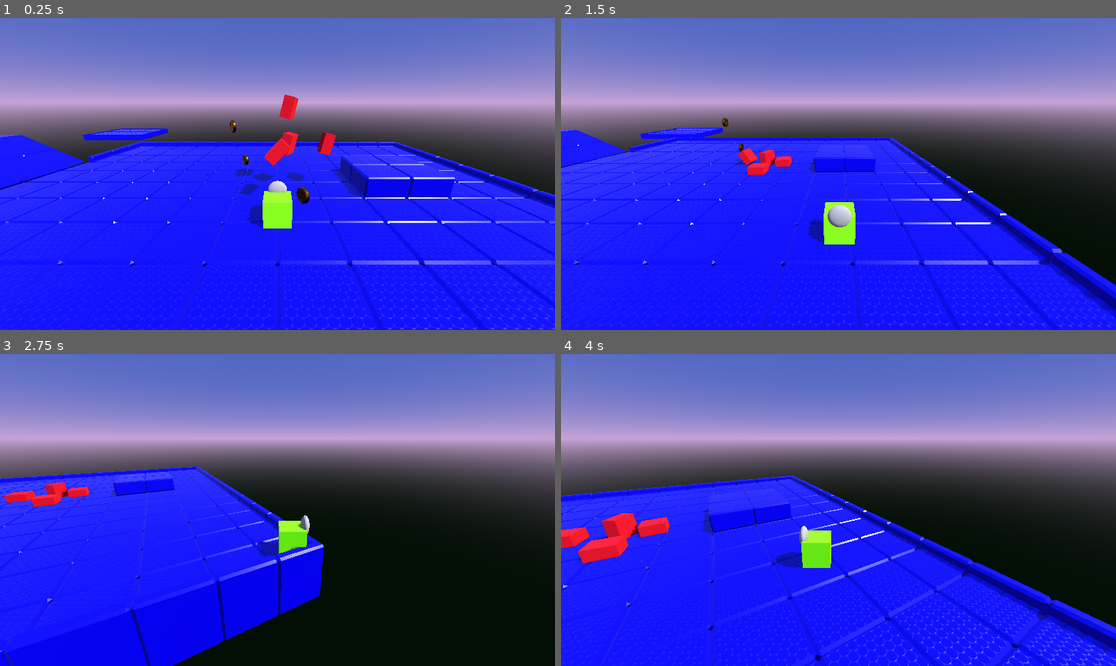
Above: before the commit, frames 1-4 (two rows, left to right).
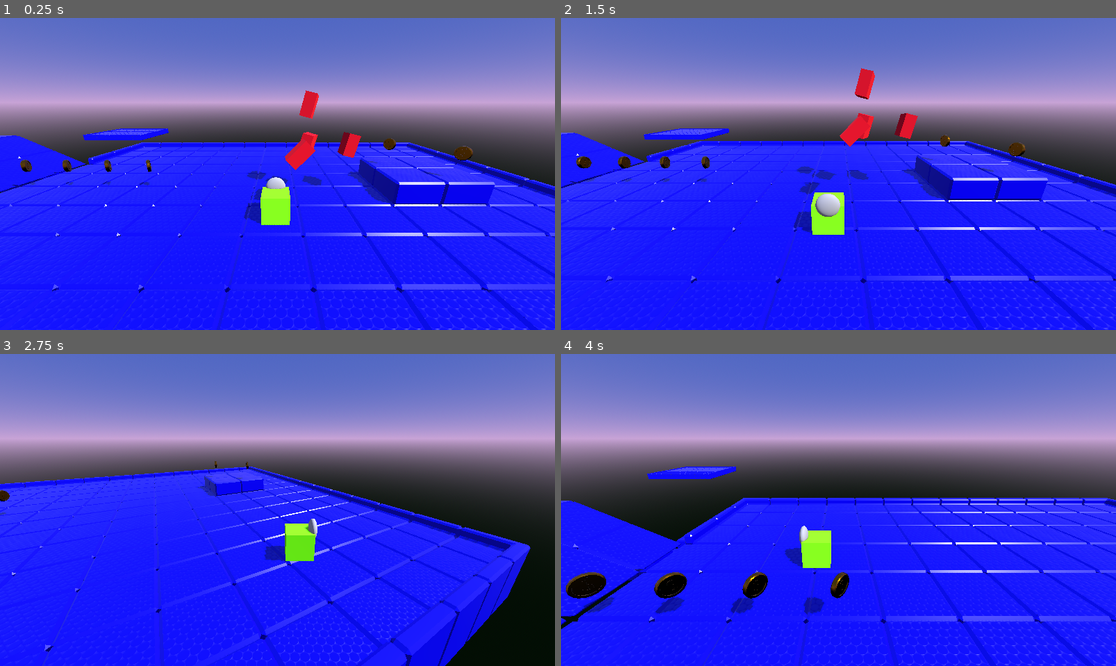
Above: after the commit, the same moments.

Repository: AlBaash247/born-cg-platformer
Game: Godot game, scene res://level_1.tscn
Same seed, same stepped clock (60 frames per second), same inputs: the game is played once before the commit and once after it. The engine's default icon, where the game draws it, is replaced by a stand-in: a white triangle on a blue panel in a dark square.
Inputs:
- Up to frame 1 (0.25 s): no input
- Up to frame 2 (1.5 s): tap Enter (ui_accept) at 0.5, 0.77 s; hold D (ui_right) 0.53-1.28 s; tap Left (cam_left) at 0.6 s; hold S (ui_down) from 1.28 s (still down); tap Right (cam_right) at 1.35 s
- Up to frame 3 (2.75 s): tap Enter (ui_accept) at 1.52 s; release S (ui_down) at 2.03 s; hold D (ui_right) from 2.03 s (still down); tap Left (cam_left) at 2.1 s
- Up to frame 4 (4 s): release D (ui_right) at 2.78 s; hold W (ui_up) 2.78-3.53 s; tap Right (cam_right) at 2.85 s; tap Enter (ui_accept) at 3.02, 3.77 s; hold A (ui_left) from 3.53 s (still down); tap Left (cam_left) at 3.6 s

The runs differ from the first frame. In frame 1, 12% of the frame differs, in the area x 0-100%, y 23-100%; in frame 2, 19%; in frame 3, 26%, in the area x 0-96%, y 34-100%; in frame 4, 25%.

Commit message:
# fallzone

Diff:
--- a/level_1.tscn
+++ b/level_1.tscn
@@ -1,6 +1,7 @@
-[gd_scene load_steps=8 format=3 uid="uid://it8eaqtteokd"]
+[gd_scene load_steps=10 format=3 uid="uid://it8eaqtteokd"]
 
 [ext_resource type="PackedScene" uid="uid://c2l0w01lyhgxd" path="res://falling_block.tscn" id="1_3hls8"]
+[ext_resource type="Script" uid="uid://b8uikmkjpskpi" path="res://level_1.gd" id="1_bjebc"]
 [ext_resource type="PackedScene" uid="uid://dn66g7w7jx5hr" path="res://player.tscn" id="2_hbghi"]
 [ext_resource type="Texture2D" uid="uid://cdgscq2qmd7d1" path="res://icon.svg" id="3_hn12h"]
 [ext_resource type="Script" uid="uid://bekaycdti5ejx" path="res://coins_icon.gd" id="4_ihfcg"]
@@ -8,7 +9,11 @@
 [ext_resource type="Environment" uid="uid://bnv5m5iivask2" path="res://Resources/level_1_env.tres" id="6_5hph3"]
 [ext_resource type="MeshLibrary" uid="uid://qqnpb8f735v0" path="res://Resources/world-blocks-v1.tres" id="7_j7kpp"]
 
+[sub_resource type="BoxShape3D" id="BoxShape3D_j7kpp"]
+size = Vector3(150, 12, 180)
+
 [node name="Level1" type="Node3D"]
+script = ExtResource("1_bjebc")
 
 [node name="Camera3D" type="Camera3D" parent="."]
 transform = Transform3D(1, 0, 0, 0, 0.7815205, 0.6238796, 0, -0.6238796, 0.7815205, 0, 4.2527676, 6.608469)
@@ -32,7 +37,7 @@
 transform = Transform3D(0.24522993, -0.9007868, -0.3583929, 0.9693959, 0.23226082, 0.07954227, 0.0115899965, -0.3669307, 0.9301761, 0.5629554, 3, -1.8068514)
 
 [node name="Player" parent="." instance=ExtResource("2_hbghi")]
-transform = Transform3D(1, 0, 0, 0, 1, 0, 0, 0, 1, 0, 1, 1.9186258)
+transform = Transform3D(1, 0, 0, 0, 1, 0, 0, 0, 1, -0.89821744, 0.50923467, 0.950295)
 
 [node name="CoinsIcon" type="Sprite3D" parent="."]
 transform = Transform3D(1, 0, 0, 0, 1, 0, 0, 0, 1, 2.200758, 1.1141369, 3.2055473)
@@ -40,23 +45,87 @@
 texture = ExtResource("3_hn12h")
 script = ExtResource("4_ihfcg")
 
-[node name="Node3D" type="Node3D" parent="."]
+[node name="CoinsContainer" type="Node3D" parent="."]
 transform = Transform3D(1, 0, 0, 0, 1, 0, 0, 0, 1, 0.88077974, 1.1141369, 2.0635982)
 
-[node name="Coin1" parent="Node3D" instance=ExtResource("5_rka8t")]
+[node name="Coin1" parent="CoinsContainer" instance=ExtResource("5_rka8t")]
+transform = Transform3D(1, 0, 0, 0, 1, 0, 0, 0, 1, -8, 0, -4)
 
-[node name="Coin2" parent="Node3D" instance=ExtResource("5_rka8t")]
-transform = Transform3D(1, 0, 0, 0, 1, 0, 0, 0, 1, -2.67654, 0, -4.641122)
+[node name="Coin2" parent="CoinsContainer" instance=ExtResource("5_rka8t")]
+transform = Transform3D(1, 0, 0, 0, 1, 0, 0, 0, 1, 5.9541144, 0.9415498, -2.6923552)
 
-[node name="Coin3" parent="Node3D" instance=ExtResource("5_rka8t")]
-transform = Transform3D(1, 0, 0, 0, 1, 0, 0, 0, 1, -3.0458858, 1.9415498, -3.6923552)
+[node name="Coin3" parent="CoinsContainer" instance=ExtResource("5_rka8t")]
+transform = Transform3D(1, 0, 0, 0, 1, 0, 0, 0, 1, 3.9541144, 0.9415498, -4.692355)
+
+[node name="Coin4" parent="CoinsContainer" instance=ExtResource("5_rka8t")]
+transform = Transform3D(1, 0, 0, 0, 1, 0, 0, 0, 1, -17.867249, 4.162346, 14.976467)
+
+[node name="Coin5" parent="CoinsContainer" instance=ExtResource("5_rka8t")]
+transform = Transform3D(1, 0, 0, 0, 1, 0, 0, 0, 1, -15.695082, 0.08586717, 17.01614)
+
+[node name="Coin6" parent="CoinsContainer" instance=ExtResource("5_rka8t")]
+transform = Transform3D(1, 0, 0, 0, 1, 0, 0, 0, 1, -10, 0, -4)
+
+[node name="Coin7" parent="CoinsContainer" instance=ExtResource("5_rka8t")]
+transform = Transform3D(1, 0, 0, 0, 1, 0, 0, 0, 1, -12, 0, -4)
+
+[node name="Coin8" parent="CoinsContainer" instance=ExtResource("5_rka8t")]
+transform = Transform3D(1, 0, 0, 0, 1, 0, 0, 0, 1, -14, 0, -4)
+
+[node name="Coin9" parent="CoinsContainer" instance=ExtResource("5_rka8t")]
+transform = Transform3D(1, 0, 0, 0, 1, 0, 0, 0, 1, -11.726999, -3.327, 17.016)
+
+[node name="Coin10" parent="CoinsContainer" instance=ExtResource("5_rka8t")]
+transform = Transform3D(1, 0, 0, 0, 1, 0, 0, 0, 1, -11.726999, -8.327, 17.016)
+
+[node name="Coin11" parent="CoinsContainer" instance=ExtResource("5_rka8t")]
+transform = Transform3D(1, 0, 0, 0, 1, 0, 0, 0, 1, -11.726999, -9.327, 17.016)
+
+[node name="Coin12" parent="CoinsContainer" instance=ExtResource("5_rka8t")]
+transform = Transform3D(1, 0, 0, 0, 1, 0, 0, 0, 1, -11.726999, -10.327, 17.016)
+
+[node name="Coin13" parent="CoinsContainer" instance=ExtResource("5_rka8t")]
+transform = Transform3D(1, 0, 0, 0, 1, 0, 0, 0, 1, -11.726999, -11.327, 17.016)
+
+[node name="Coin14" parent="CoinsContainer" instance=ExtResource("5_rka8t")]
+transform = Transform3D(1, 0, 0, 0, 1, 0, 0, 0, 1, -11.726999, -12.327, 17.016)
+
+[node name="Coin15" parent="CoinsContainer" instance=ExtResource("5_rka8t")]
+transform = Transform3D(1, 0, 0, 0, 1, 0, 0, 0, 1, -11.726999, -13.327, 17.016)
+
+[node name="Coin16" parent="CoinsContainer" instance=ExtResource("5_rka8t")]
+transform = Transform3D(1, 0, 0, 0, 1, 0, 0, 0, 1, -11.726999, -14.327, 17.016)
+
+[node name="Coin17" parent="CoinsContainer" instance=ExtResource("5_rka8t")]
+transform = Transform3D(1, 0, 0, 0, 1, 0, 0, 0, 1, -11.726999, -15.327, 17.016)
+
+[node name="Coin18" parent="CoinsContainer" instance=ExtResource("5_rka8t")]
+transform = Transform3D(1, 0, 0, 0, 1, 0, 0, 0, 1, -11.726999, -16.327, 17.016)
+
+[node name="Coin19" parent="CoinsContainer" instance=ExtResource("5_rka8t")]
+transform = Transform3D(1, 0, 0, 0, 1, 0, 0, 0, 1, -11.726999, -17.327002, 17.016)
+
+[node name="Coin20" parent="CoinsContainer" instance=ExtResource("5_rka8t")]
+transform = Transform3D(1, 0, 0, 0, 1, 0, 0, 0, 1, -11.726999, -18.327002, 17.016)
 
 [node name="WorldEnvironment" type="WorldEnvironment" parent="."]
 environment = ExtResource("6_5hph3")
 
 [node name="GridMap" type="GridMap" parent="."]
 mesh_library = ExtResource("7_j7kpp")
+collision_layer = 2
+collision_mask = 13
 data = {
 "cells": PackedInt32Array(-1, 1, 0, -65536, 1, 0, -65536, 0, 0, -65536, 65535, 0, -65536, 65534, 0, -65536, 65533, 0, - …(8305 unchanged characters)…
 }
 metadata/_editor_floor_ = Vector3(1, -6, 0)
+
+[node name="FallZone" type="Area3D" parent="."]
+transform = Transform3D(1, 0, 0, 0, 1, 0, 0, 0, 1, 0, -22.737097, 0)
+collision_layer = 16
+
+[node name="CollisionShape3D" type="CollisionShape3D" parent="FallZone"]
+transform = Transform3D(1, 0, 0, 0, 1, 0, 0, 0, 1, -33.016144, -6.1334324, -35.806274)
+shape = SubResource("BoxShape3D_j7kpp")
+
+[connection signal="body_entered" from="FallZone" to="Player" method="_on_fall_zone_body_entered"]
--- a/player.gd
+++ b/player.gd
@@ -5,6 +5,7 @@
 const JUMP_VELOCITY : int = 12
 
 var xform : Transform3D
+
 
 
 func _physics_process(delta: float) -> void:
@@ -30,6 +31,8 @@
 
 func handle_palyer_movment() -> void:
 
+
+
 	# Handle jump.
 	if Input.is_action_just_pressed("ui_accept") and is_on_floor():
 		velocity.y = JUMP_VELOCITY
@@ -37,8 +40,12 @@
 	# Get the input direction and handle the movement/deceleration.
 	var input_dir = Input.get_vector("ui_left", "ui_right", "ui_up", "ui_down")
 
+
+
 	# make player character move in relation of camera rotaiton
 	var direction = ($CameraController.transform.basis * Vector3(input_dir.x, 0, input_dir.y)).normalized()
+
+	$RayCast3D.position = global_position
 
 	# rotate carachter in relation to the camera
 	if input_dir != Vector2(0,0):
@@ -69,3 +76,9 @@
 
 	#match floor rotation smoothly
 	global_transform = global_transform.interpolate_with(xform, 0.3)
+
+
+
+func _on_fall_zone_body_entered(body: Node3D) -> void:
+	#reset game if player fall off
+	get_tree().change_scene_to_file("res://level_1.tscn")
--- a/player.tscn
+++ b/player.tscn
@@ -12,7 +12,10 @@
 
 [sub_resource type="BoxShape3D" id="BoxShape3D_4flbx"]
 
+[sub_resource type="GDScript" id="GDScript_4flbx"]
+
 [node name="Player" type="CharacterBody3D"]
+collision_mask = 30
 script = ExtResource("1_4flbx")
 
 [node name="MeshInstance3D" type="MeshInstance3D" parent="."]
@@ -36,3 +39,6 @@
 current = true
 
 [node name="RayCast3D" type="RayCast3D" parent="."]
+top_level = true
+collision_mask = 2
+script = SubResource("GDScript_4flbx")
Not shown: 1 places in player.tscn that only renumber resources
